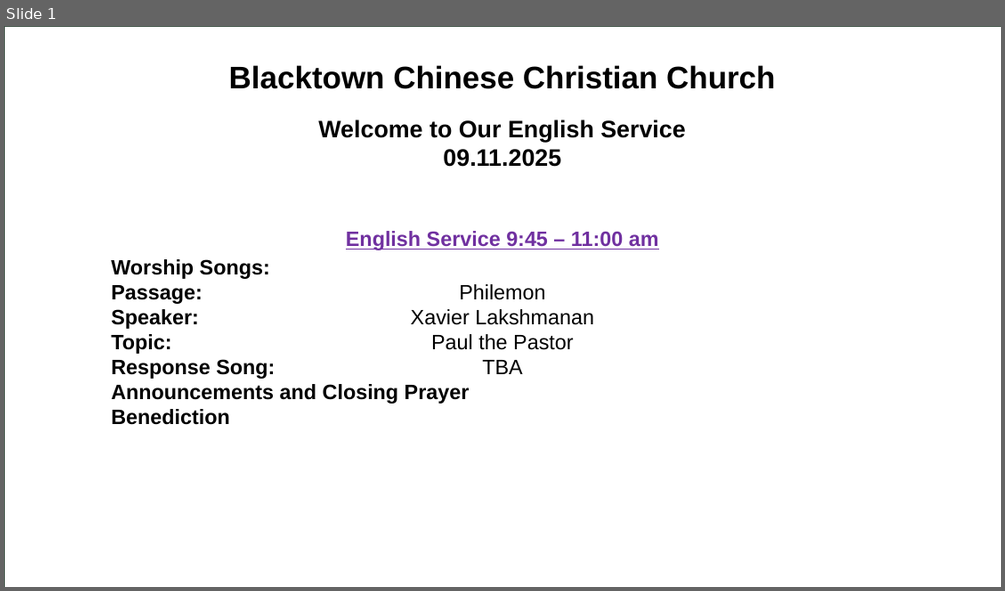
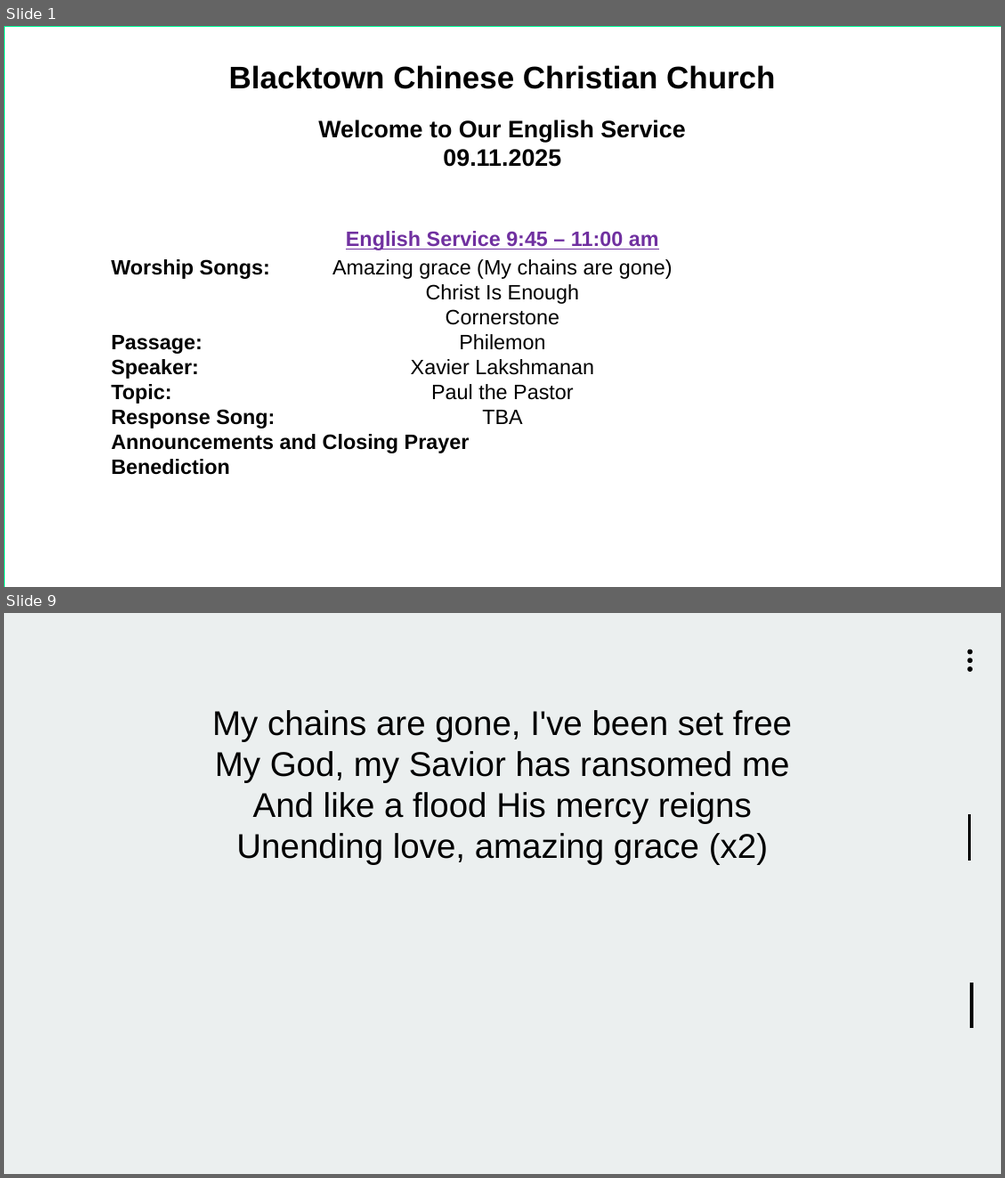
Before and after one commit to pangwuu/smallPowerpointMaker, a slide deck: Complete slides/2025_11_09.pptx. Shown one above the other, each under a label of ours: slide 1 before the commit, slides 1 and 9 after it; the slides between them are not shown. The pictures are 1005x591 and 1005x1178 pixels, drawn with LibreOffice and Linux fonts; fonts in the diff are those of the drawing; background and template pictures are left out. Boxes give left, top, right and bottom in pixels: in the first picture for what was removed or moved away, otherwise in the second. Text is boxed around its words. In the diff, an @@ line names an element or a change of style, - is before the commit and + after.

```diff
--- a/Complete slides/2025_11_09.pptx
+++ b/Complete slides/2025_11_09.pptx
@@ slide 9 added at [4, 613, 1001, 1174], background #EBEFEF @@
@@ ellipse added at [967, 649, 972, 654], fill #000000 @@
@@ ellipse added at [967, 657, 972, 663], fill #000000 @@
@@ ellipse added at [967, 666, 972, 672], fill #000000 @@
@@ text added at [212, 710, 792, 865], 33 pt, text #000000 @@
+My chains are gone, I've been set free
+My God, my Savior has ransomed me
+And like a flood His mercy reigns
+Unending love, amazing grace (x2)
@@ line added from (970, 814) to (970, 860), #000000 3.25 pt @@
@@ line added from (971, 982) to (971, 1028), #000000 3.25 pt @@
@@ slide 1 changed as well @@
@@ background #081B19 to #EBEFEF @@
@@ rectangle at [4, 26, 1001, 587]: outline #415347 0.5 pt to #00FC98 0.5 pt @@
@@ text "Worship Songs: Passage: Speaker: Topic: ..." rewrapped from [111, 259, 469, 425] to [111, 259, 469, 475] @@
@@ text at [332, 259, 672, 424]: text changed @@
-Philemon
-Xavier Lakshmanan
-Paul the Pastor
-TBA
+Amazing grace (My chains are gone)
+Christ Is Enough
+Cornerstone
+Philemon
+Xavier Lakshmanan
+Paul the Pastor
+TBA
```
Also in this commit, not shown: 20 other slides changed, 33 other slides added.
